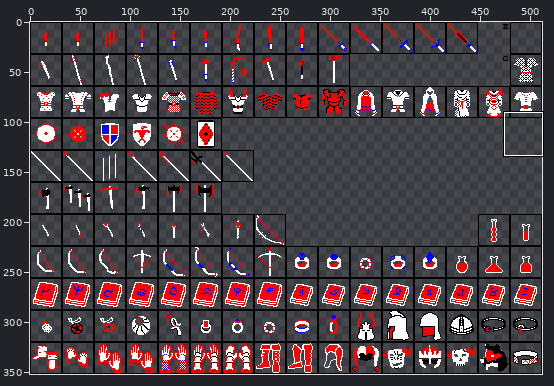
One commit to this sprite sheet: resources/sprites/items.png. The picture above shows the old version from afar; the outline marks the close-up.
Close-up. Before the commit:
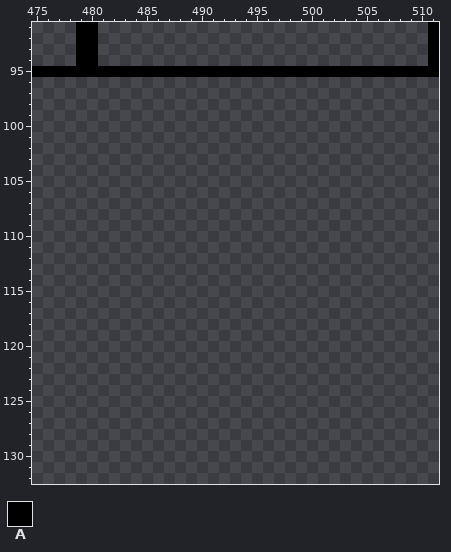
The file is 512x352 pixels. Colours within 5 levels of each other are drawn and written as one. Shown: x 475..511, y 91..132.
Palette (. is transparent): A #000000
Pixels before, first column x 475:
91 ....AA..............................A
92 ....AA..............................A
93 ....AA..............................A
94 ....AA..............................A
95 AAAAAAAAAAAAAAAAAAAAAAAAAAAAAAAAAAAAA
Now the later version:
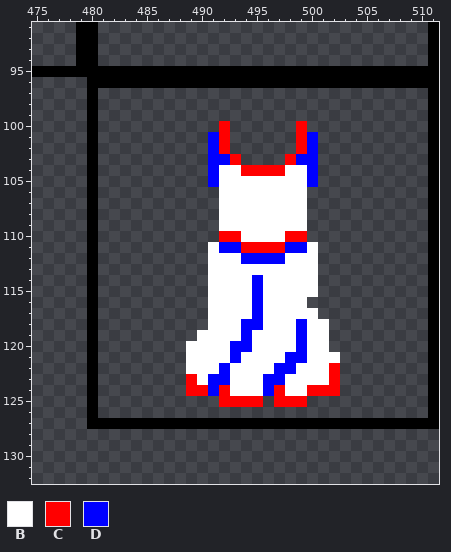
Colours new in this view: B #ffffff  C #ff0000  D #0000ff
The exact change:
The edit adds colour A in row 96 at x 480 to 511; in rows 97 to 126 at x 480 and 511; in row 127 at x 480 to 511.
The edit adds colour B in row 104 at x 492 to 493 and 498 to 499; in rows 105 to 109 at x 492 to 499; in row 110 at x 494 to 497; in row 111 at x 491 and 500; in row 112 at x 491 to 493 and 498 to 500; in row 113 at x 491 to 500.
The edit adds colour B in rows 114 to 115 at x 491 to 494 and 496 to 500; in row 116 at x 491 to 494 and 496 to 499; in row 117 at x 491 to 494 and 496 to 500; in row 118 at x 491 to 493, 496 to 498 and 500 to 501; in row 119 at x 490 to 493, 495 to 498 and 500 to 501; in row 120 at x 489 to 492, 495 to 498 and 500 to 501.
The edit adds colour B in row 121 at x 489 to 492, 494 to 497 and 500 to 502; in row 122 at x 489 to 491, 493 to 496 and 499 to 501; in row 123 at x 490, 493 to 495 and 498 to 501; in row 124 at x 493 to 495 and 498 to 499.
The edit adds colour C in rows 100 to 102 at x 492 and 499; in row 103 at x 493 and 498; in row 104 at x 494 to 497; in row 110 at x 492 to 493 and 498 to 499; in row 111 at x 494 to 497; in row 122 at x 502.
The edit adds colour C in row 123 at x 489 and 502; in row 124 at x 489 to 490, 492, 497 and 500 to 502; in row 125 at x 492 to 495 and 497 to 499.
The edit adds colour D in rows 101 to 102 at x 491 and 500; in row 103 at x 491 to 492 and 499 to 500; in rows 104 to 105 at x 491 and 500; in row 111 at x 492 to 493 and 498 to 499; in row 112 at x 494 to 497; in rows 114 to 117 at x 495.
The edit adds colour D in row 118 at x 494 to 495 and 499; in row 119 at x 494 and 499; in row 120 at x 493 to 494 and 499; in row 121 at x 493 and 498 to 499; in row 122 at x 492 and 497 to 498; in row 123 at x 491 to 492 and 496 to 497.
The edit adds colour D in row 124 at x 491 and 496.
